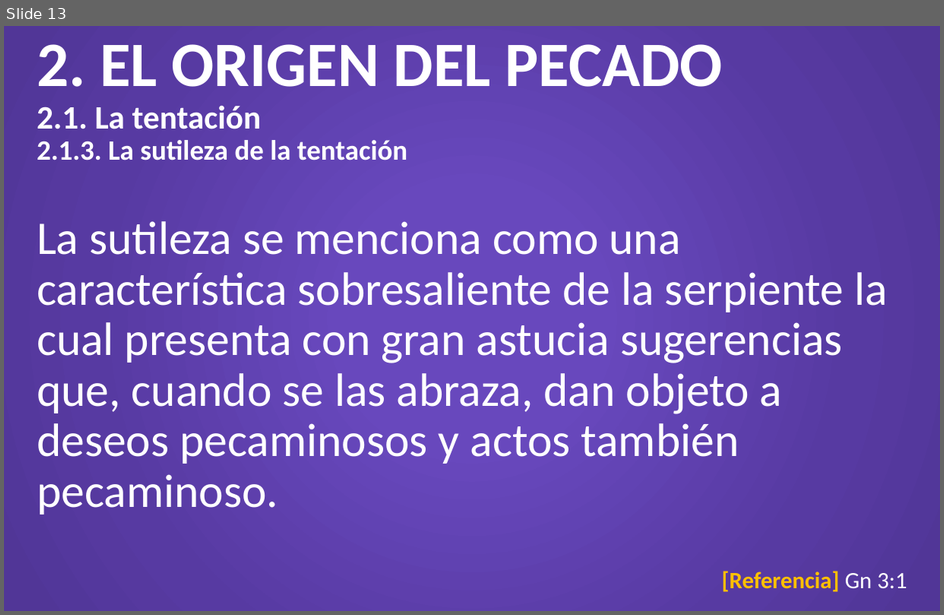
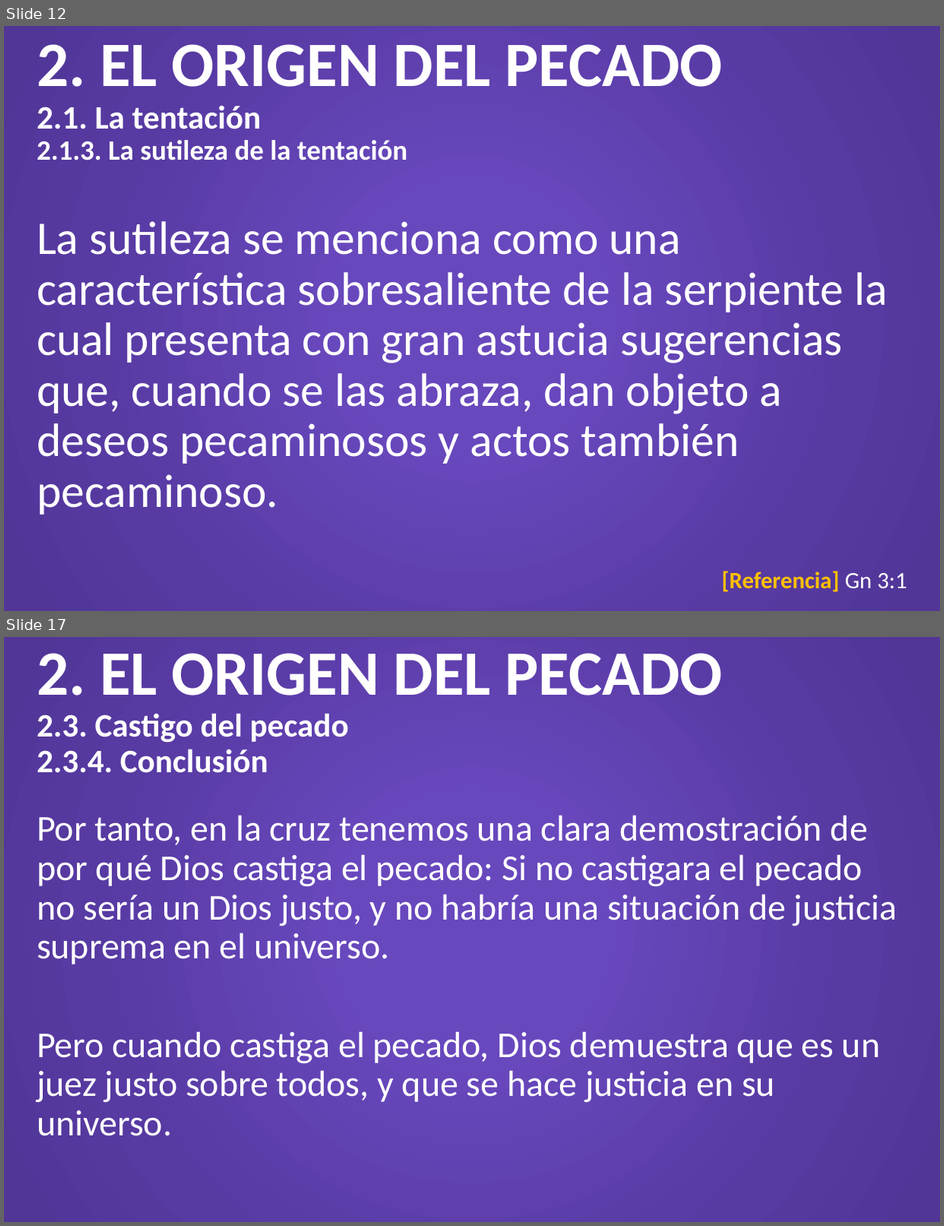
Before and after one commit to CreyTuning/documents, a slide deck: slideshow/Teologia Sistematica y Biblica - Myer Pearlman/Clases/7. Pecado.pptx. Shown one above the other, each under a label of ours: slide 13 before the commit, slides 12 and 17 after it; the slides between them are not shown. The pictures are 944x615 and 944x1226 pixels, drawn with LibreOffice and Linux fonts; fonts in the diff are those of the drawing. Boxes give left, top, right and bottom in pixels: in the first picture for what was removed or moved away, otherwise in the second. Text is boxed around its words. In the diff, an @@ line names an element or a change of style, - is before the commit and + after.

Commit message:
El pecado

```diff
--- a/slideshow/Teologia Sistematica y Biblica - Myer Pearlman/Clases/7. Pecado.pptx
+++ b/slideshow/Teologia Sistematica y Biblica - Myer Pearlman/Clases/7. Pecado.pptx
@@ slide 17 added at [4,637,940,1222], background gradient #6848BD to #573AA2 to #513697 @@
@@ title added at [37,653,724,773], 25.2 pt, text #FFFFFF, bold @@
+2. EL ORIGEN DEL PECADO
+2.3. Castigo del pecado
+2.3.4. Conclusión
@@ text added at [37,815,898,1136], 28 pt, text #FFFFFF @@
+Por tanto, en la cruz tenemos una clara demostración de por qué Dios castiga el pecado: Si no castigara el pecado no sería un Dios justo, y no habría una situación de justicia suprema en el universo.
+Pero cuando castiga el pecado, Dios demuestra que es un juez justo sobre todos, y que se hace justicia en su universo.
@@ what was slide 13 is now slide 12 @@
```
Also in this commit, not shown: 1 slide changed, 8 other slides added, 1 slide removed, 1 other file.
